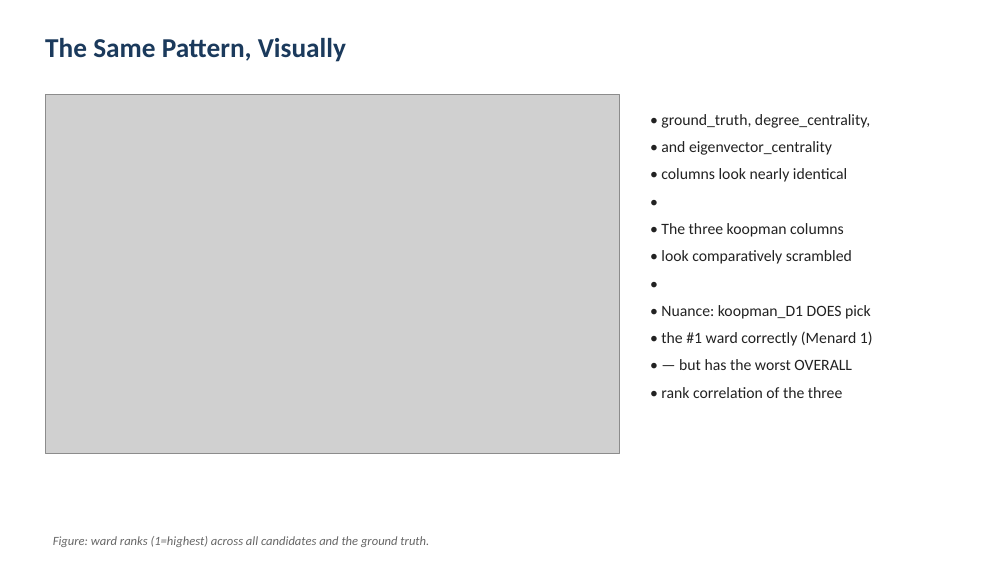
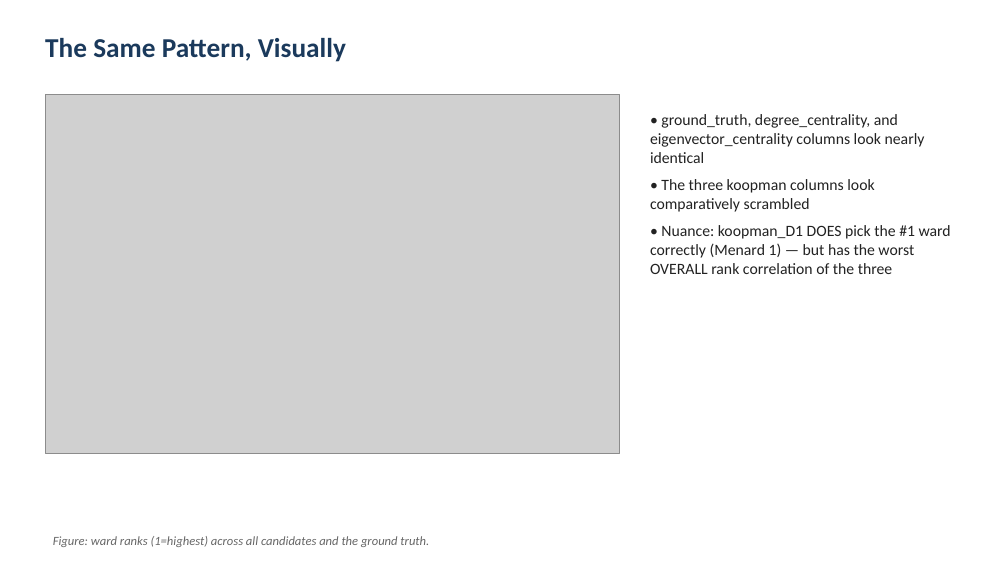
Before and after one commit to kirangautham-82899/Hospital-Acquired-Infection-Networks, a slide deck: slide 16 of P30_slides.pptx. Drawn at 1008x567 pixels with LibreOffice and Linux fonts; fonts in the diff are those of the drawing; grey boxes stand for pictures. Boxes give left, top, right and bottom in pixels: in the first picture for what was removed or moved away, otherwise in the second. Text is boxed around its words. In the diff, an @@ line names an element or a change of style, - is before the commit and + after.

```diff
--- a/P30_slides.pptx
+++ b/P30_slides.pptx
@@ text at box(650, 114, 951, 274): text changed @@
-• ground_truth, degree_centrality,
-• and eigenvector_centrality
-• columns look nearly identical
-•
-• The three koopman columns
-• look comparatively scrambled
-•
-• Nuance: koopman_D1 DOES pick
-• the #1 ward correctly (Menard 1)
-• — but has the worst OVERALL
-• rank correlation of the three
+• ground_truth, degree_centrality, and eigenvector_centrality columns look nearly identical
+• The three koopman columns look comparatively scrambled
+• Nuance: koopman_D1 DOES pick the #1 ward correctly (Menard 1) — but has the worst OVERALL rank correlation of the three
```
Also in this commit, not shown: 6 other slides changed, 1 other file.
